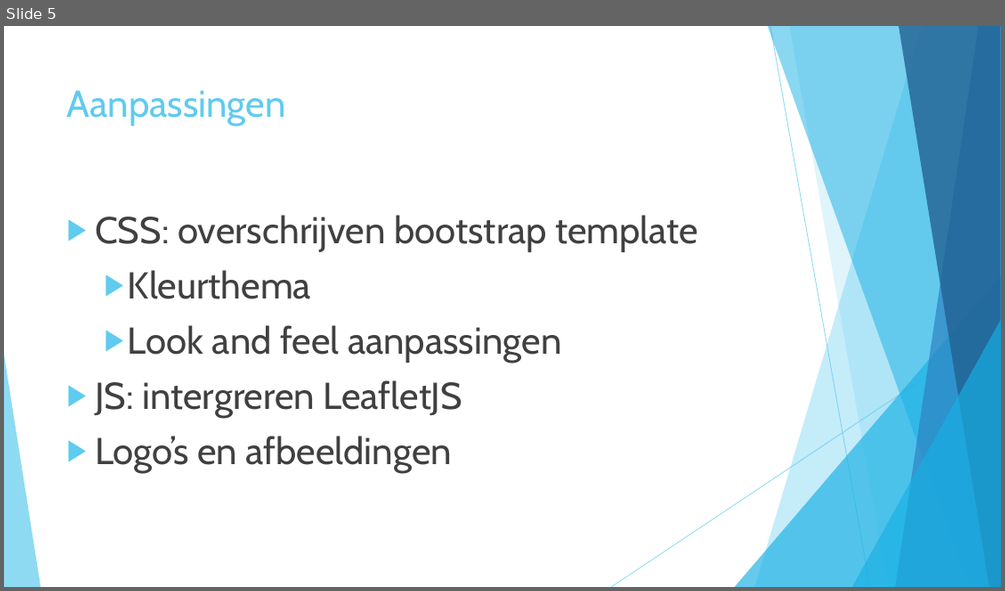
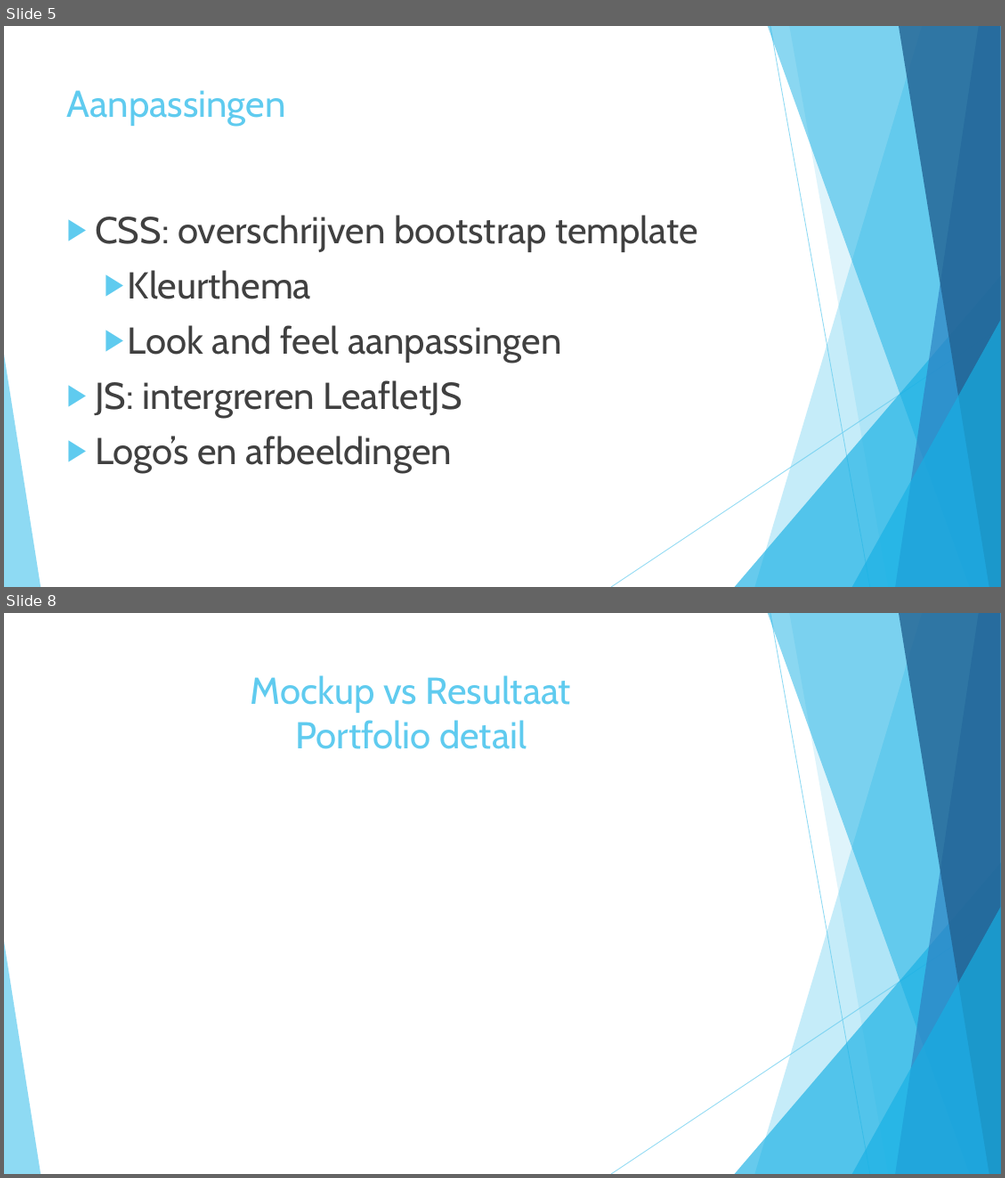
Before and after one commit to wimbou78/portfolio, a slide deck: portfolio.pptx. Shown one above the other, each under a label of ours: slide 5 before the commit, slides 5 and 8 after it; the slides between them are not shown. The pictures are 1005x591 and 1005x1178 pixels, drawn with LibreOffice and Linux fonts; fonts in the diff are those of the drawing. Boxes give left, top, right and bottom in pixels: in the first picture for what was removed or moved away, otherwise in the second. Text is boxed around its words. In the diff, an @@ line names an element or a change of style, - is before the commit and + after.

Commit message:
updated presentation

```diff
--- a/portfolio.pptx
+++ b/portfolio.pptx
@@ slide 8 added at [4, 613, 1001, 1174], background #FFFFFF; not listed: 10 template elements that a slide beside it also shows @@
@@ title added at [251, 675, 571, 749], 36 pt, text #5FCBEF @@
+Mockup vs Resultaat
+Portfolio detail
```
Also in this commit, not shown: 3 other slides added.
